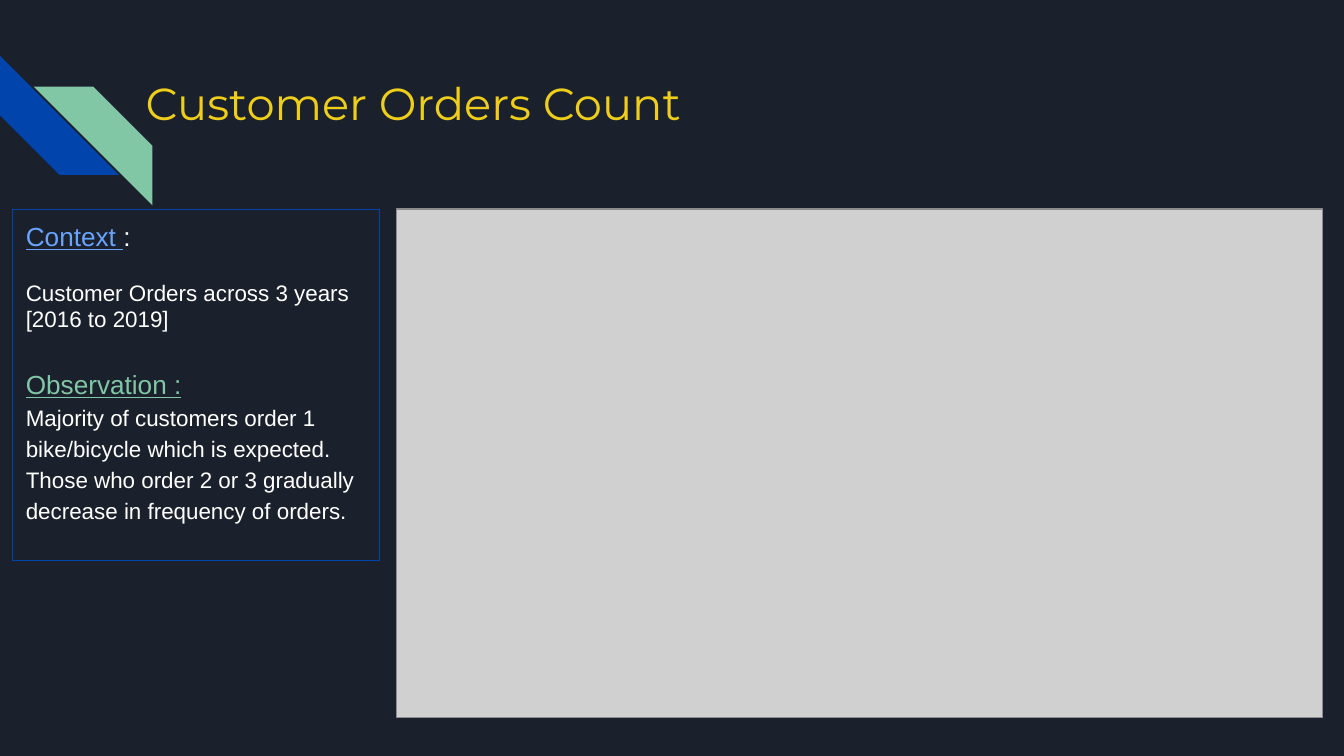
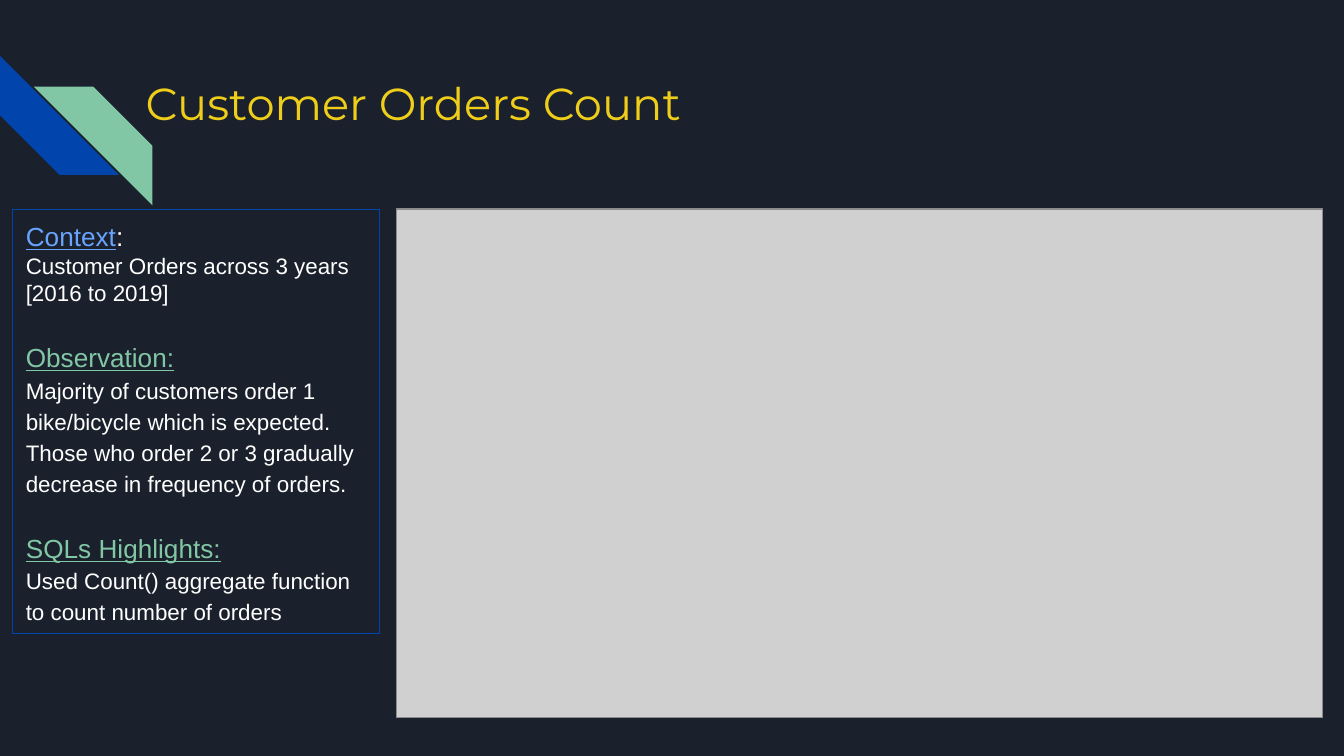
Before and after one commit to Manju-crz/sql_mini_project, a slide deck: slide 10 of SQL Miniproject Group 3 - Bike Store.pptx. Drawn at 1344x756 pixels with LibreOffice and Linux fonts; fonts in the diff are those of the drawing; grey boxes stand for pictures. Boxes give left, top, right and bottom in pixels: in the first picture for what was removed or moved away, otherwise in the second. Text is boxed around its words. In the diff, an @@ line names an element or a change of style, - is before the commit and + after.

```diff
--- a/SQL Miniproject Group 3 - Bike Store.pptx
+++ b/SQL Miniproject Group 3 - Bike Store.pptx
@@ rectangle "Context:": place and size @@
-rectangle "Context:" at (12, 210, 379, 562)
+rectangle "Context:" at (12, 210, 379, 634)
@@ text in rectangle at (26, 227, 124, 250): spaces changed @@
-Context :
+Context:
@@ text in rectangle at (26, 348, 174, 371): spaces changed @@
-Observation :
+Observation:
@@ text in rectangle at (26, 539, 350, 621): paragraphs added @@
+SQLs Highlights:
+Used Count() aggregate function to count number of orders
```
Also in this commit, not shown: 13 other slides changed, 4 slides added, 7 slides removed.
